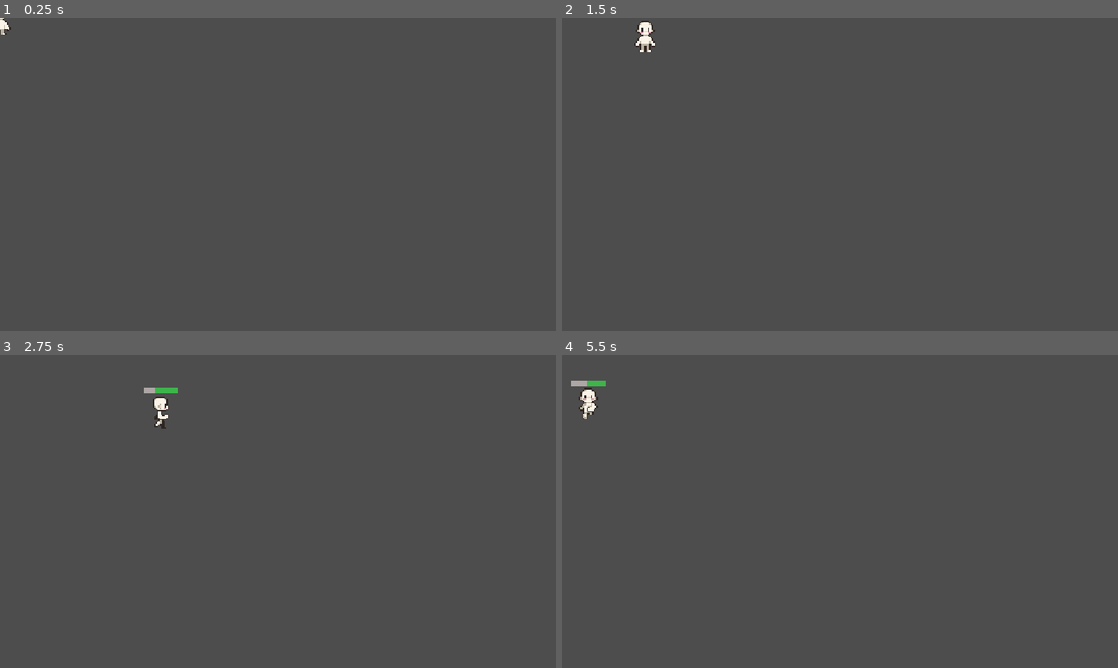
Above: before the commit, frames 1-4 (two rows, left to right).
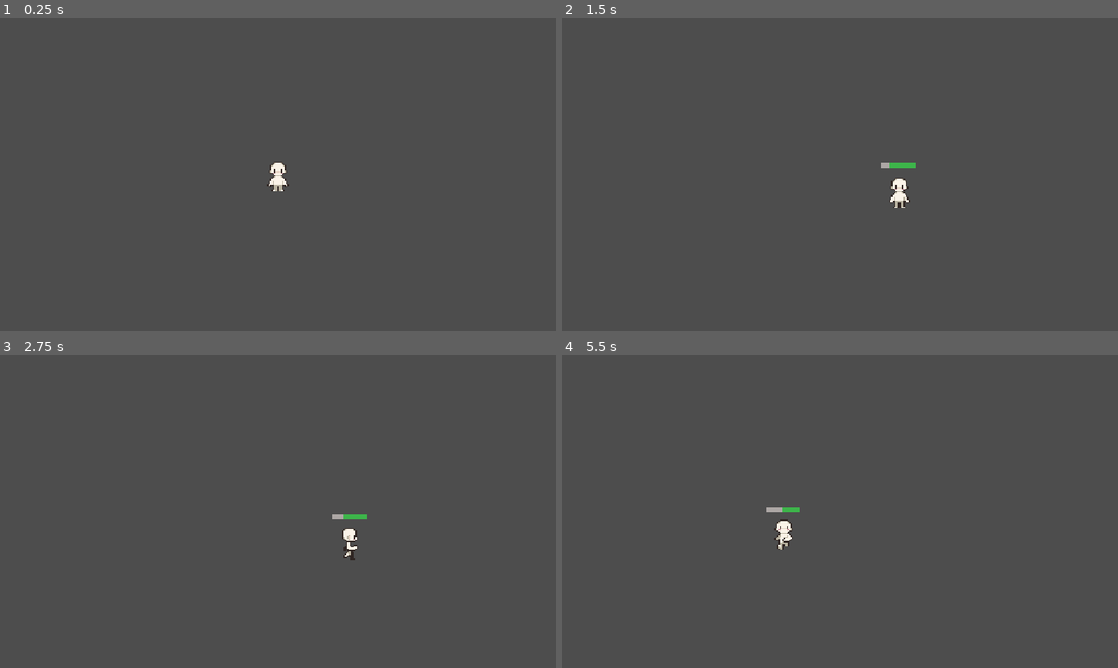
Above: after the commit, the same moments.

Repository: iMnth4sK/Day-by-Day
Game: Godot game, scene res://Scenes/principal.tscn
The game is run twice, just before and just after one commit, with the same random seed, the same clock (stepped at 60 frames per second) and the same inputs.
Inputs:
- Up to frame 1 (0.25 s): no input
- Up to frame 2 (1.5 s): tap Enter (ui_accept) at 0.5, 0.77 s; hold D (move_right) 0.53-1.28 s; hold Shift 0.53-1.28 s; hold S (move_down) from 1.28 s (still down); tap Shift at 1.35 s
- Up to frame 3 (2.75 s): tap Enter (ui_accept) at 1.52 s; release S (move_down) at 2.03 s; hold D (move_right) from 2.03 s (still down); hold Shift from 2.03 s (still down)
- Up to frame 4 (5.5 s): release D (move_right) at 2.78 s; release Shift at 2.78 s; hold W (move_up) 2.78-3.53 s; tap Shift at 2.85, 4.35 s; tap Enter (ui_accept) at 3.02, 3.77, 4.52 s; hold Shift 3.53-4.28 s; hold A (move_left) 3.53-5.03 s; hold S (move_down) from 5.03 s (still down); hold Shift from 5.03 s (still down)

The runs differ from the first frame. In frame 1, 0.3% of the frame differs, in the area x 0-52%, y 0-56%; in frame 2, 0.6%; in frame 3, 0.6%; in frame 4, 0.7%, in the area x 1-43%, y 8-63%.

Commit message:
puxa ai ian

Diff:
--- a/Scenes/player.tscn
+++ b/Scenes/player.tscn
@@ -8,7 +8,7 @@
 
 [sub_resource type="CapsuleShape2D" id="CapsuleShape2D_cvnsp"]
 radius = 17.0
-height = 50.0
+height = 44.0
 
 [sub_resource type="AtlasTexture" id="AtlasTexture_6t5aa"]
 atlas = ExtResource("2_cvnsp")
@@ -1247,6 +1247,7 @@
 script = ExtResource("1_v0iea")
 
 [node name="CollisionShape2D" type="CollisionShape2D" parent="." unique_id=1265310925]
+visible = false
 shape = SubResource("CapsuleShape2D_cvnsp")
 
 [node name="AnimatedSprite2D" type="AnimatedSprite2D" parent="." unique_id=283750472]
@@ -1257,12 +1258,18 @@
 autoplay = "idle"
 
 [node name="StaminaBar" type="ProgressBar" parent="." unique_id=262843847]
-visible = false
-offset_left = -23.0
-offset_top = -32.0
-offset_right = 40.0
-offset_bottom = -24.0
+offset_left = -22.0
+offset_top = -38.0
+offset_right = 41.0
+offset_bottom = -30.0
 scale = Vector2(0.7291228, 0.8437278)
 theme_override_styles/background = SubResource("StyleBoxFlat_fkybt")
 theme_override_styles/fill = SubResource("StyleBoxFlat_x3wgy")
 show_percentage = false
+
+[node name="Camera2D" type="Camera2D" parent="." unique_id=1237530898]
+process_callback = 0
+position_smoothing_enabled = true
+position_smoothing_speed = 6.0
+drag_horizontal_enabled = true
+drag_vertical_enabled = true
--- a/Scenes/principal.tscn
+++ b/Scenes/principal.tscn
@@ -1,9 +1,20 @@
 [gd_scene format=3 uid="uid://d3f2w2u0b78kp"]
 
 [ext_resource type="PackedScene" uid="uid://bigk53s6fjj48" path="res://Scenes/player.tscn" id="1_8nnpo"]
+
+[sub_resource type="RectangleShape2D" id="RectangleShape2D_8nnpo"]
+size = Vector2(7.5752144, 26.946575)
 
 [node name="principal" type="Node2D" unique_id=885252157]
 scale = Vector2(0.8879742, 1.1595513)
 
 [node name="Player" parent="." unique_id=890080282 instance=ExtResource("1_8nnpo")]
 scale = Vector2(-1.7538306, 1.3404828)
+
+[node name="StaticBody2D" type="StaticBody2D" parent="." unique_id=1240516990]
+scale = Vector2(117.03801, 5.088949)
+
+[node name="CollisionShape2D" type="CollisionShape2D" parent="StaticBody2D" unique_id=228389497]
+position = Vector2(0.5292182, 74.226)
+scale = Vector2(1.271058, 1)
+shape = SubResource("RectangleShape2D_8nnpo")
